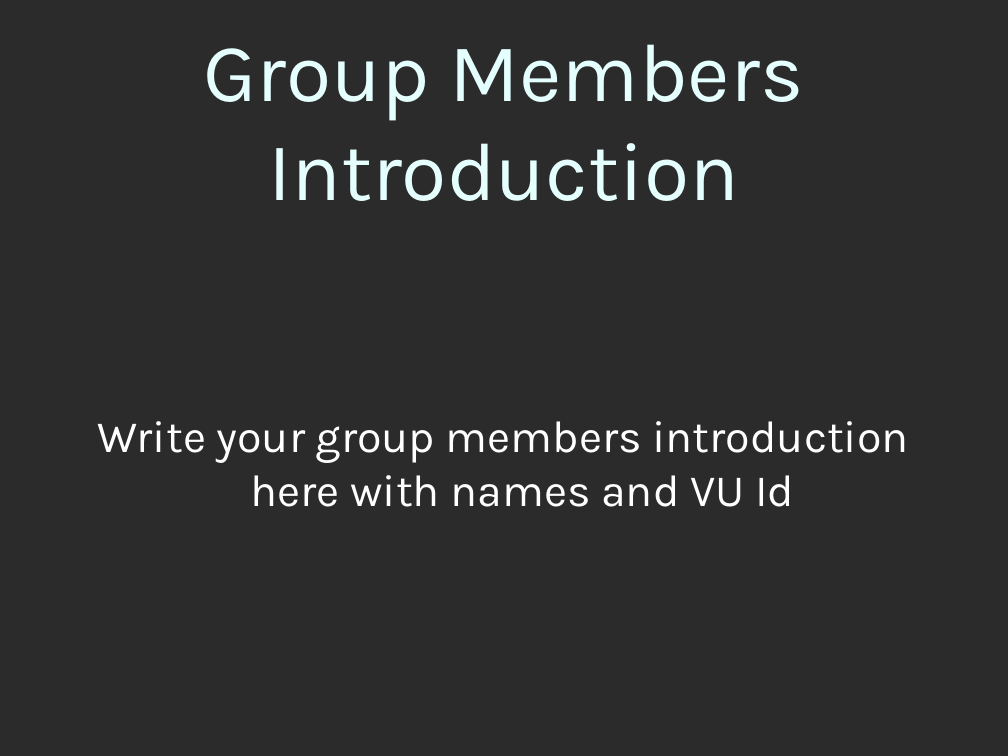
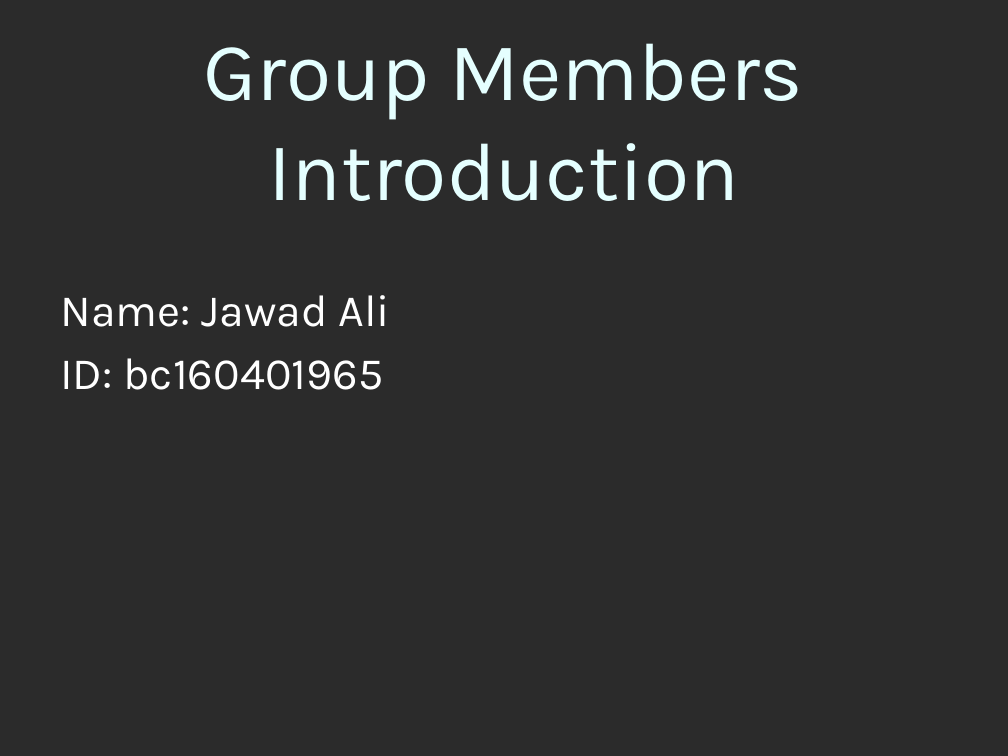
Before and after one commit to thejawadali/quiz-of-intelligence, a slide deck: slide 3 of FinalDeliverables_doc/Presentation.pptx. Drawn at 1008x756 pixels with LibreOffice and Linux fonts; fonts in the diff are those of the drawing; background and template pictures are left out; a plain dark background stands for a picture behind light text. Boxes give left, top, right and bottom in pixels: in the first picture for what was removed or moved away, otherwise in the second. Text is boxed around its words. In the diff, an @@ line names an element or a change of style, - is before the commit and + after.

```diff
--- a/FinalDeliverables_doc/Presentation.pptx
+++ b/FinalDeliverables_doc/Presentation.pptx
@@ text at (60,295,390,390): text changed @@
-Write your group members introduction here with names and VU Id
+Name: Jawad Ali
+ID: bc160401965
```
Also in this commit, not shown: 1 other slide changed, 9 other files.
